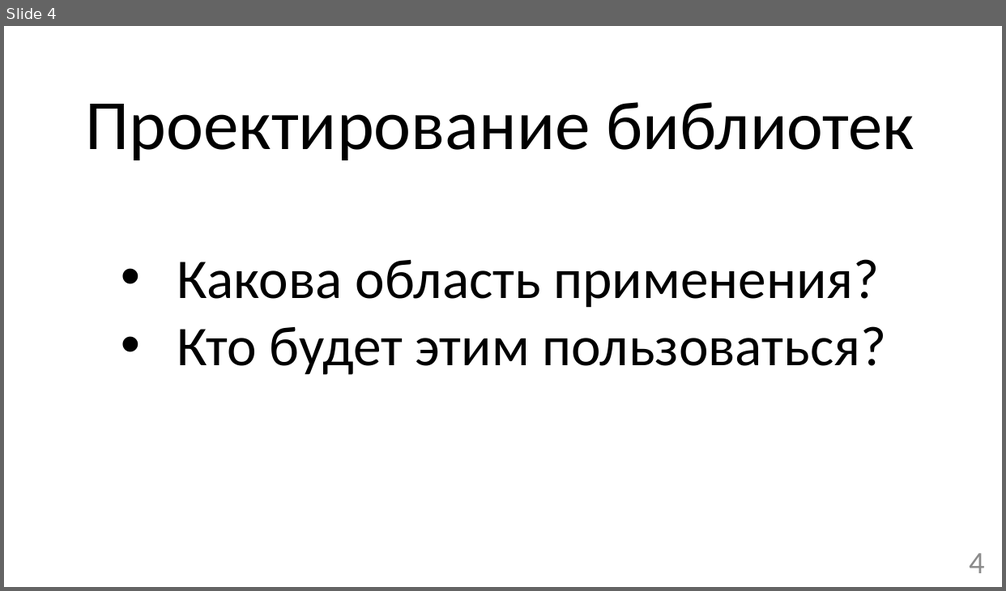
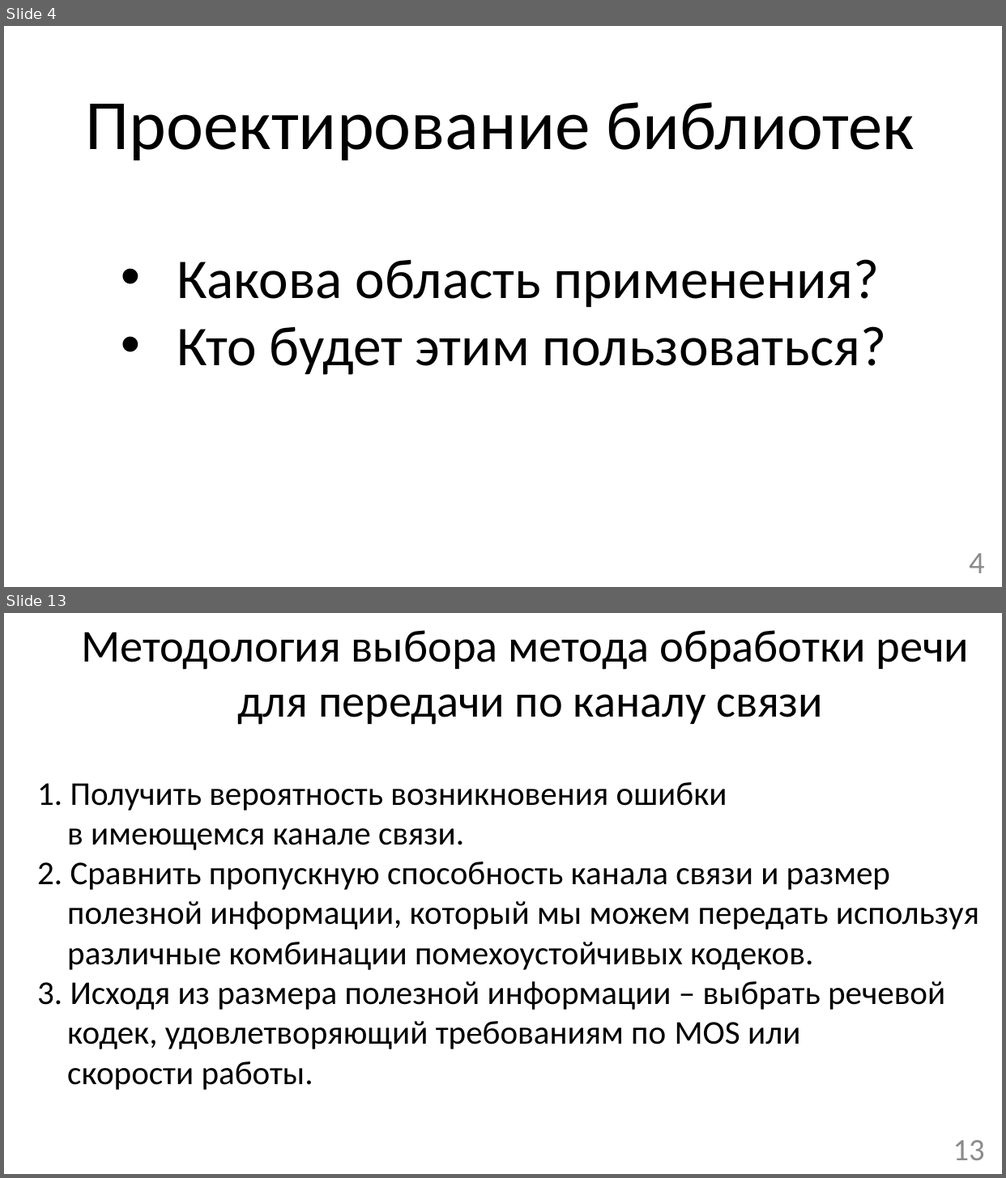
Before and after one commit to mrAdiy/rmsc_bak, a slide deck: Презентация бакалаврской SPEECH.pptx. Shown one above the other, each under a label of ours: slide 4 before the commit, slides 4 and 13 after it; the slides between them are not shown. The pictures are 1006x591 and 1006x1178 pixels, drawn with LibreOffice and Linux fonts; fonts in the diff are those of the drawing. Boxes give left, top, right and bottom in pixels: in the first picture for what was removed or moved away, otherwise in the second. Text is boxed around its words. In the diff, an @@ line names an element or a change of style, - is before the commit and + after.

```diff
--- a/Презентация бакалаврской SPEECH.pptx
+++ b/Презентация бакалаврской SPEECH.pptx
@@ slide 13 added at (4, 613, 1002, 1174), background #FFFFFF @@
@@ text added at (81, 630, 970, 725), 44 pt, text #000000 @@
+Методология выбора метода обработки речи
+для передачи по каналу связи
@@ text added at (37, 782, 979, 1090), 32 pt, text #000000 @@
+1. Получить вероятность возникновения ошибки
+в имеющемся канале связи.
+2. Сравнить пропускную способность канала связи и размер
+полезной информации, который мы можем передать используя
+различные комбинации помехоустойчивых кодеков.
+3. Исходя из размера полезной информации – выбрать речевой
+кодек, удовлетворяющий требованиям по MOS или
+скорости работы.
@@ page number added at (953, 1140, 985, 1161), 30 pt, text #8C8C8C @@
+13
```
Also in this commit, not shown: 8 slides changed, 3 other slides added, 8 slides removed, 1 other file.
